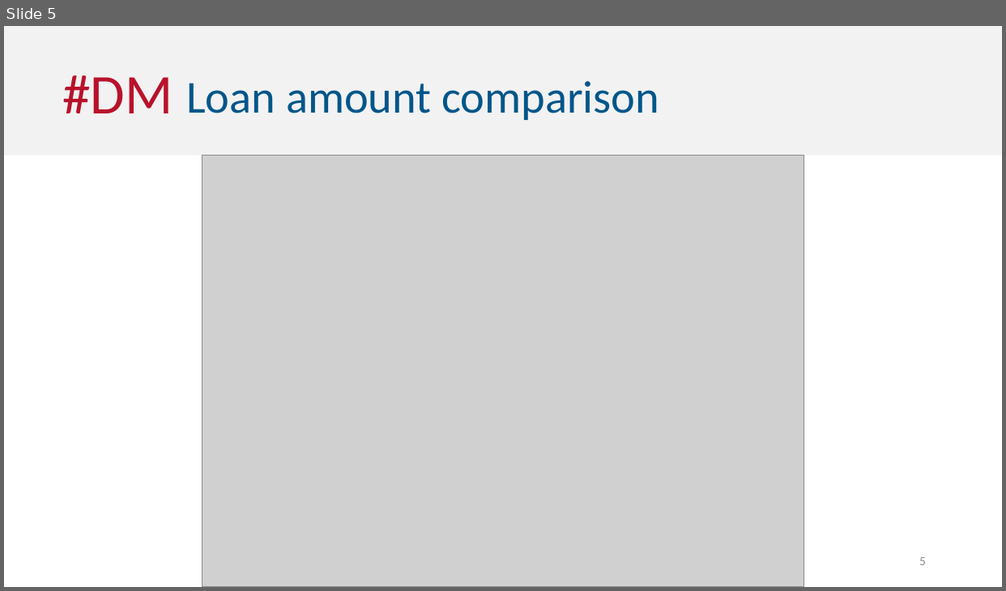
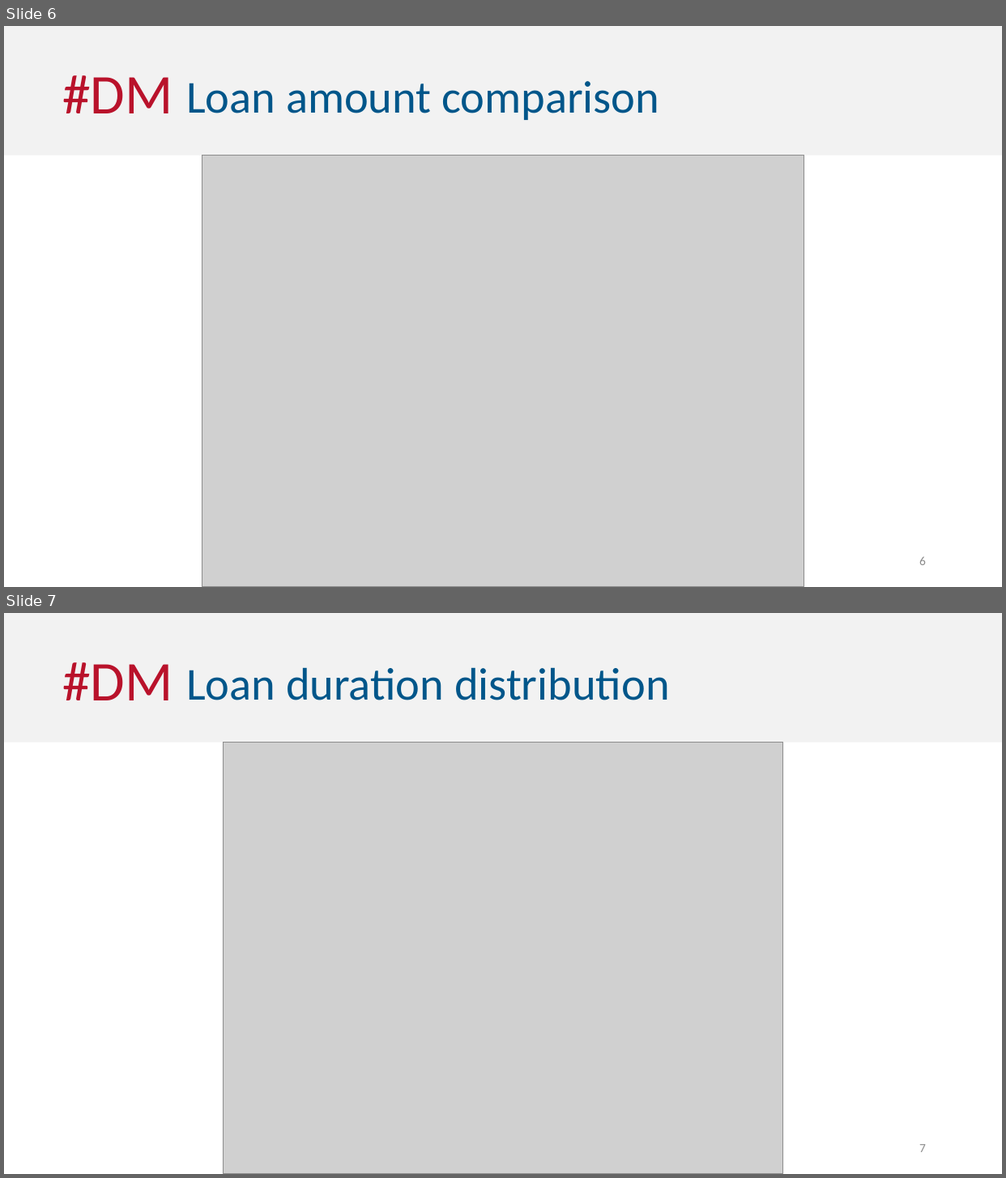
Before and after one commit to mfvfontes/2016_ECAC_G02, a slide deck: presentation/presentation.pptx. Shown one above the other, each under a label of ours: slide 5 before the commit, slides 6 and 7 after it. The pictures are 1006x591 and 1006x1178 pixels, drawn with LibreOffice and Linux fonts; fonts in the diff are those of the drawing; grey boxes stand for pictures. Boxes give left, top, right and bottom in pixels: in the first picture for what was removed or moved away, otherwise in the second. Text is boxed around its words. In the diff, an @@ line names an element or a change of style, - is before the commit and + after.

```diff
--- a/presentation/presentation.pptx
+++ b/presentation/presentation.pptx
@@ slide 7 added at [4,613,1002,1174], background #FFFFFF @@
@@ rectangle added at [4,613,1002,743], fill #F2F2F2 @@
@@ text added at [62,662,172,700], 54 pt, text #B9122B @@
+#DM
@@ text added at [186,667,670,700], 44 pt, text #00568A @@
+Loan duration distribution
@@ picture added at [224,743,782,1174] @@
@@ page number added at [919,1144,926,1152], 12 pt, text #8C8C8C @@
+7
@@ what was slide 5 is now slide 6 @@
@@ page number at [919,557,926,565]: text changed @@
-5
+6
```
Also in this commit, not shown: 1 other slide added.
